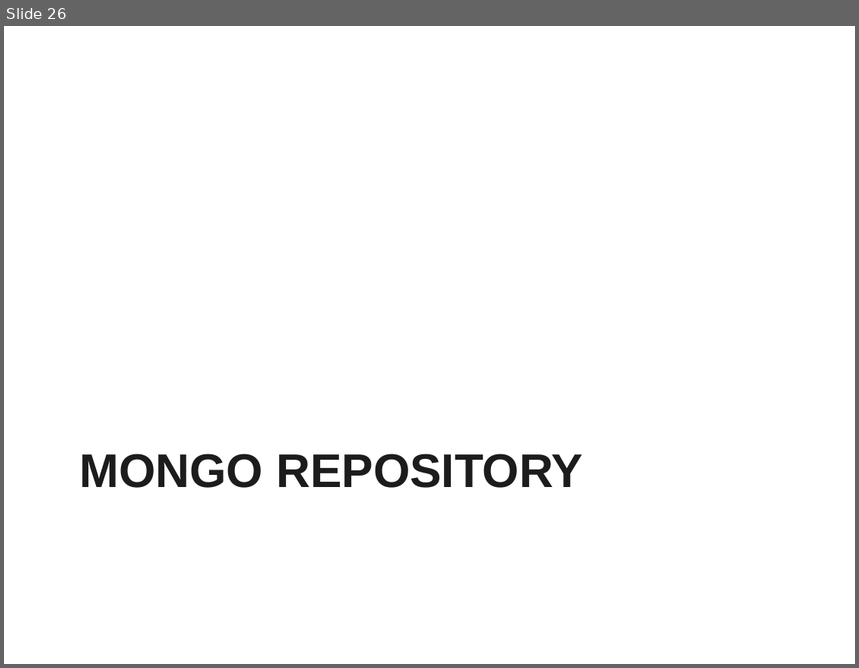
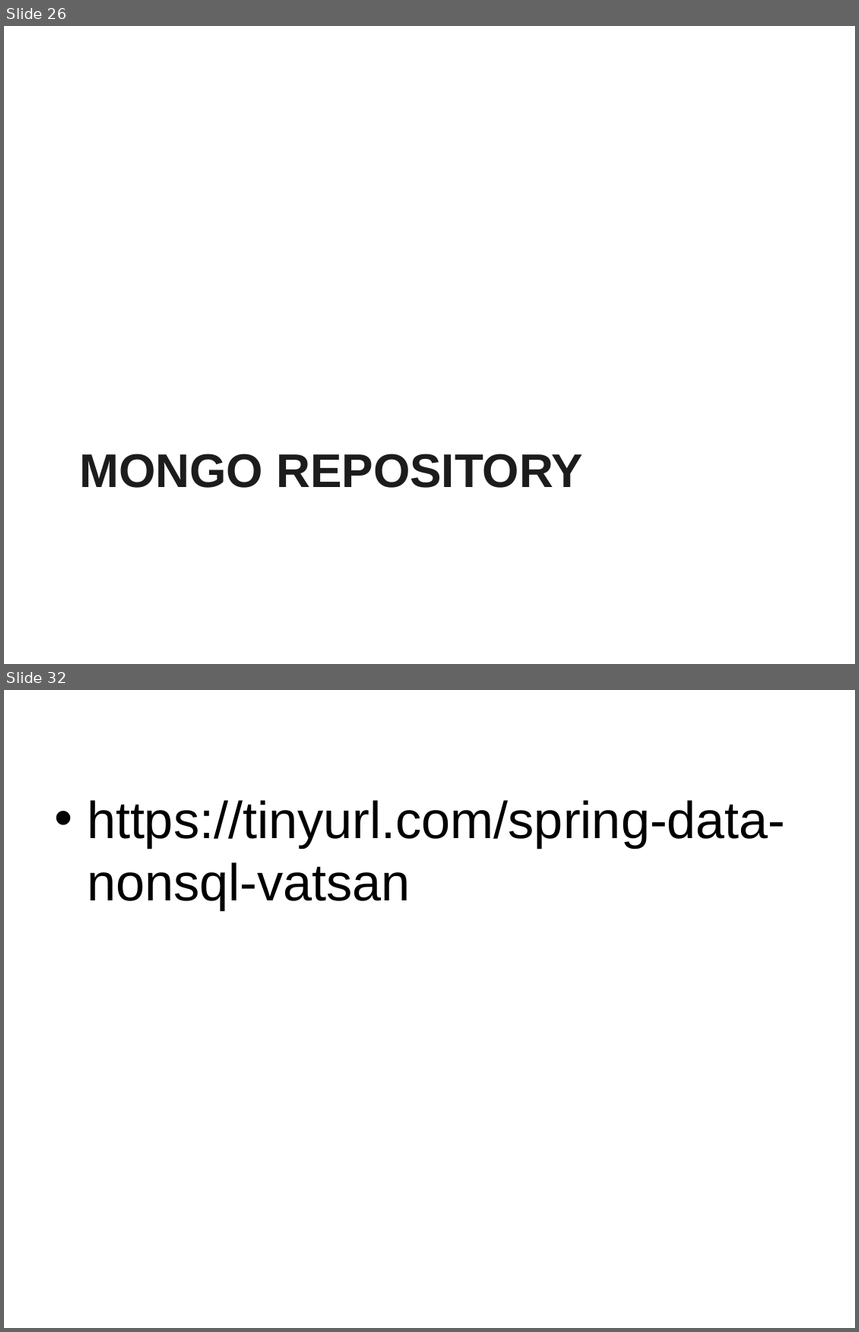
Before and after one commit to vicky-sai/PPTs, a slide deck: SpringData_NoSQL.ppt. Shown one above the other, each under a label of ours: slide 26 before the commit, slides 26 and 32 after it; the slides between them are not shown. The pictures are 859x668 and 859x1332 pixels, drawn with LibreOffice and Linux fonts; fonts in the diff are those of the drawing; background and template pictures are left out. Boxes give left, top, right and bottom in pixels: in the first picture for what was removed or moved away, otherwise in the second. Text is boxed around its words. In the diff, an @@ line names an element or a change of style, - is before the commit and + after.

```diff
--- a/SpringData_NoSQL.ppt
+++ b/SpringData_NoSQL.ppt
@@ slide 32 added at (4,690,855,1328), background picture (left out) @@
@@ text added at (87,800,786,910), 44 pt, text #000000 @@
+• https://tinyurl.com/spring-data-nonsql-vatsan
```
Also in this commit, not shown: 1 slide changed, 28 other slides added, 3 slides removed.
